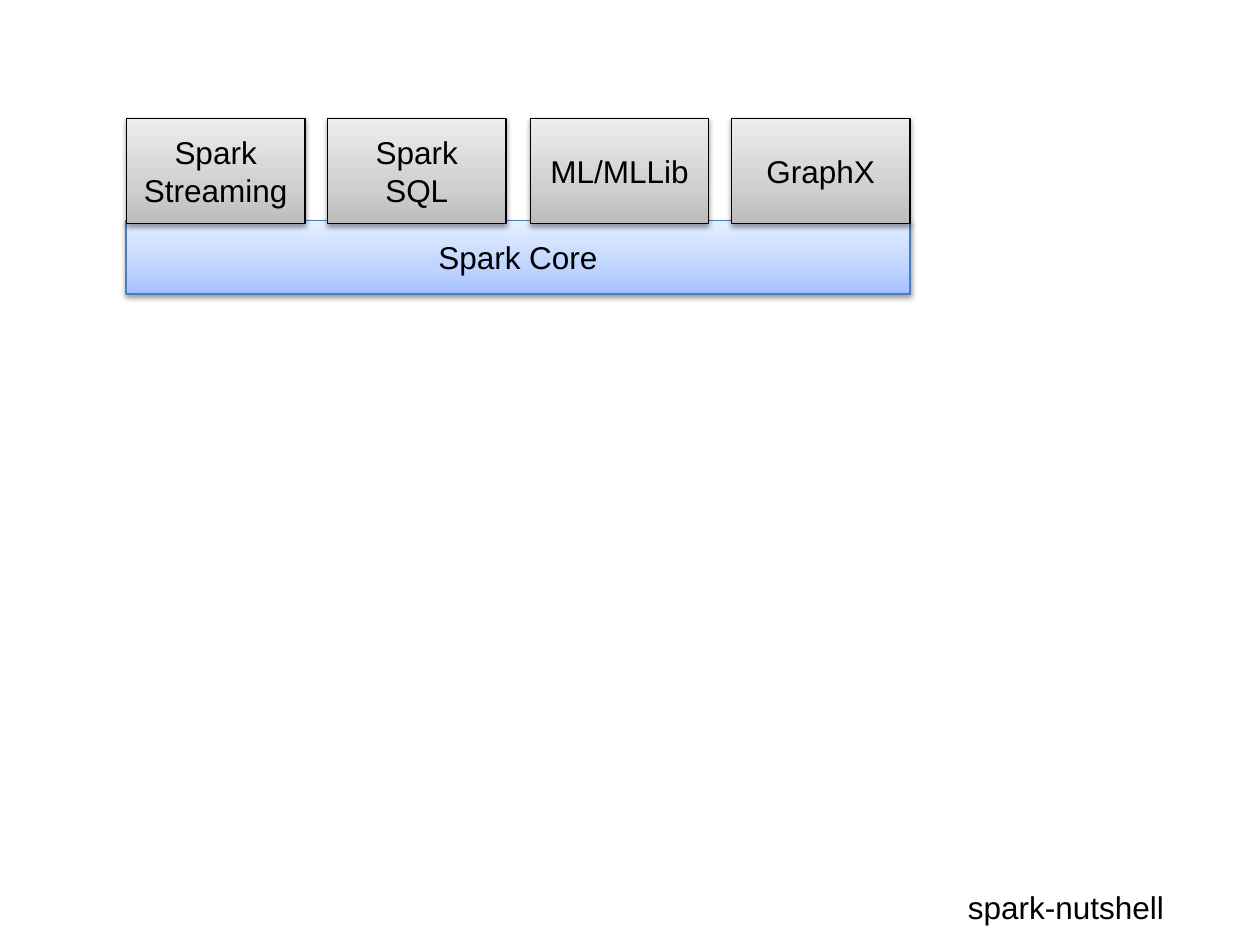
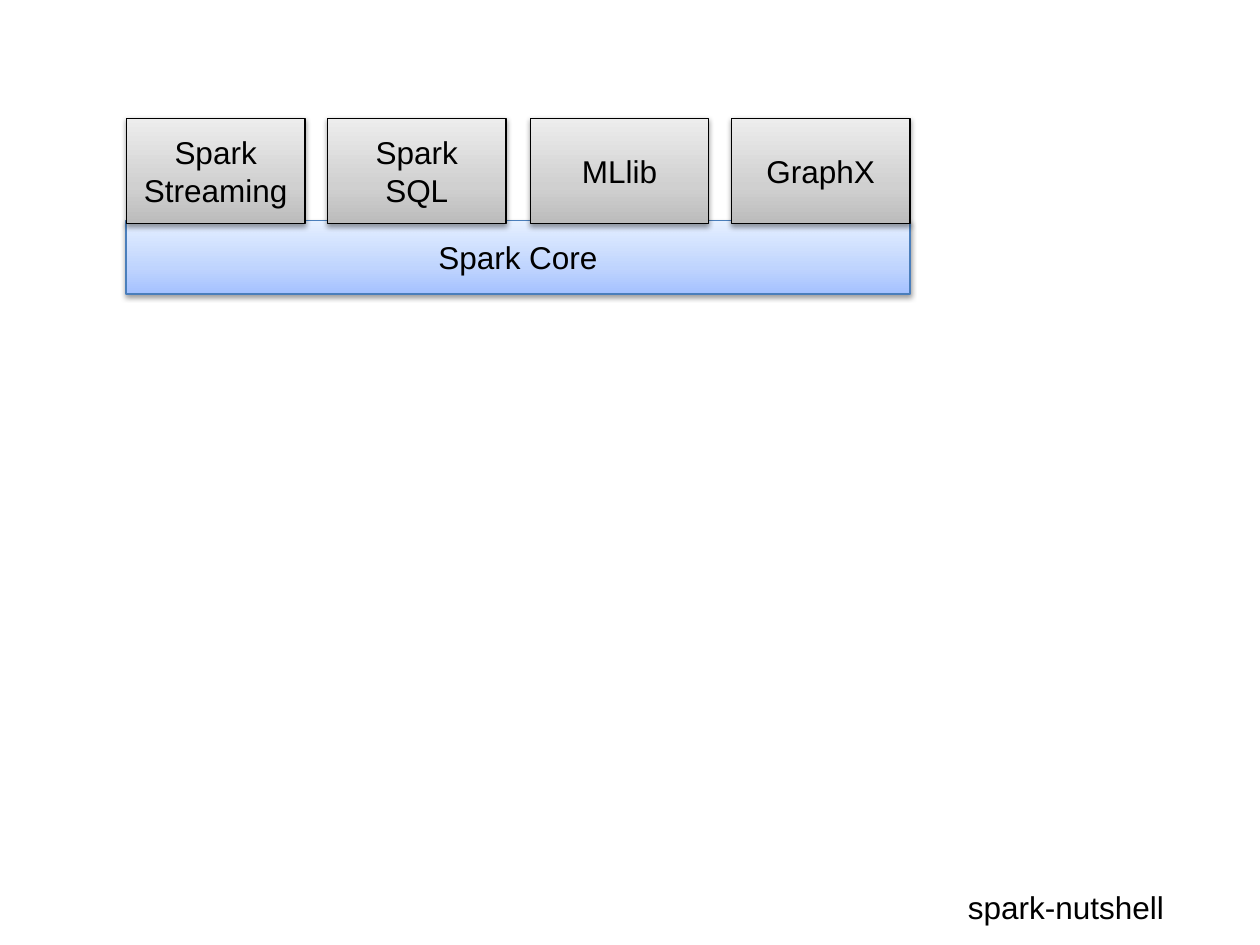
Before and after one commit to briuri/sparkour, a slide deck: slide 1 of data/work/diagrams.pptx. Drawn at 1260x945 pixels with LibreOffice and Linux fonts; fonts in the diff are those of the drawing. Boxes give left, top, right and bottom in pixels: in the first picture for what was removed or moved away, otherwise in the second. Text is boxed around its words. In the diff, an @@ line names an element or a change of style, - is before the commit and + after.

```diff
--- a/data/work/diagrams.pptx
+++ b/data/work/diagrams.pptx
@@ text in rectangle at (582, 160, 657, 184): text changed @@
-ML/MLLib
+MLlib
```
Also in this commit, not shown: 1 other slide changed, 20 other files.
